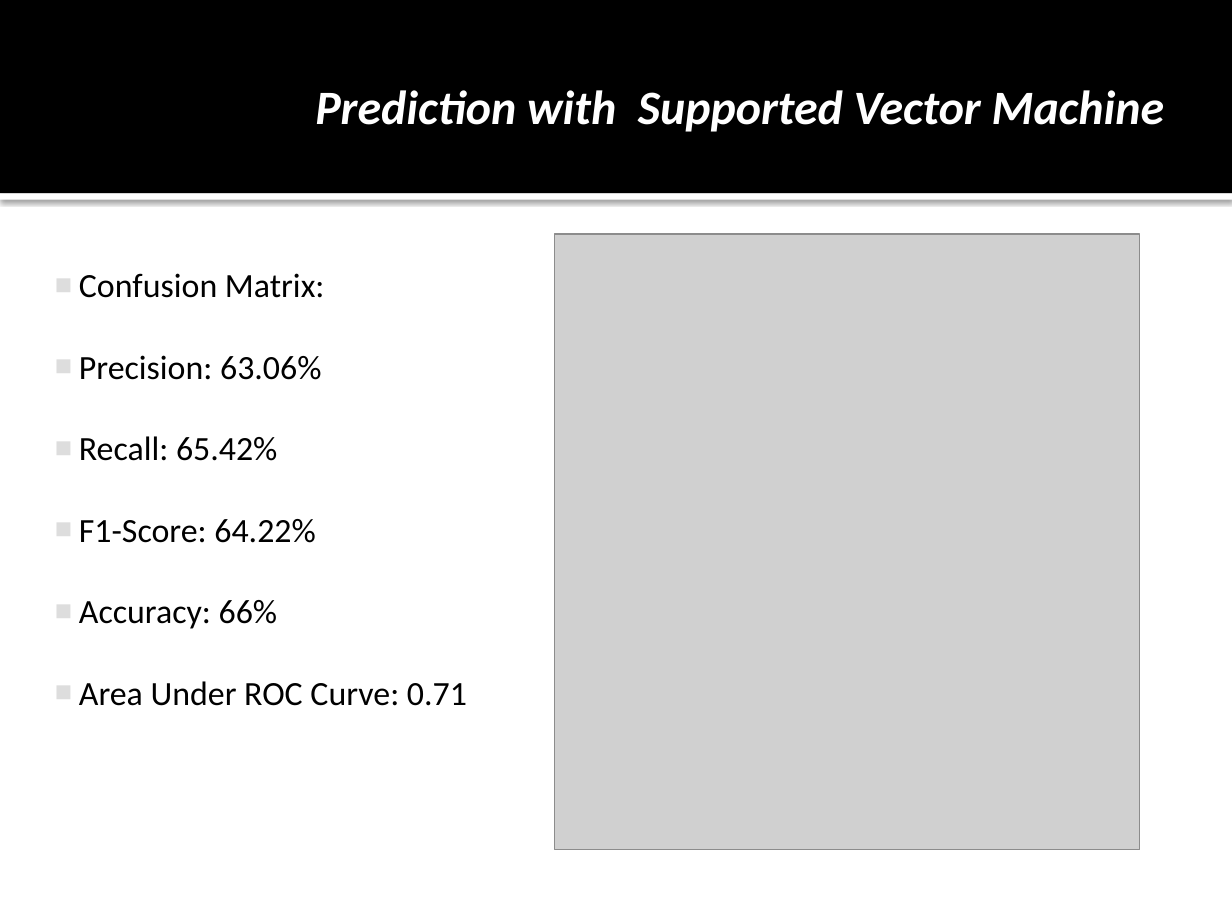
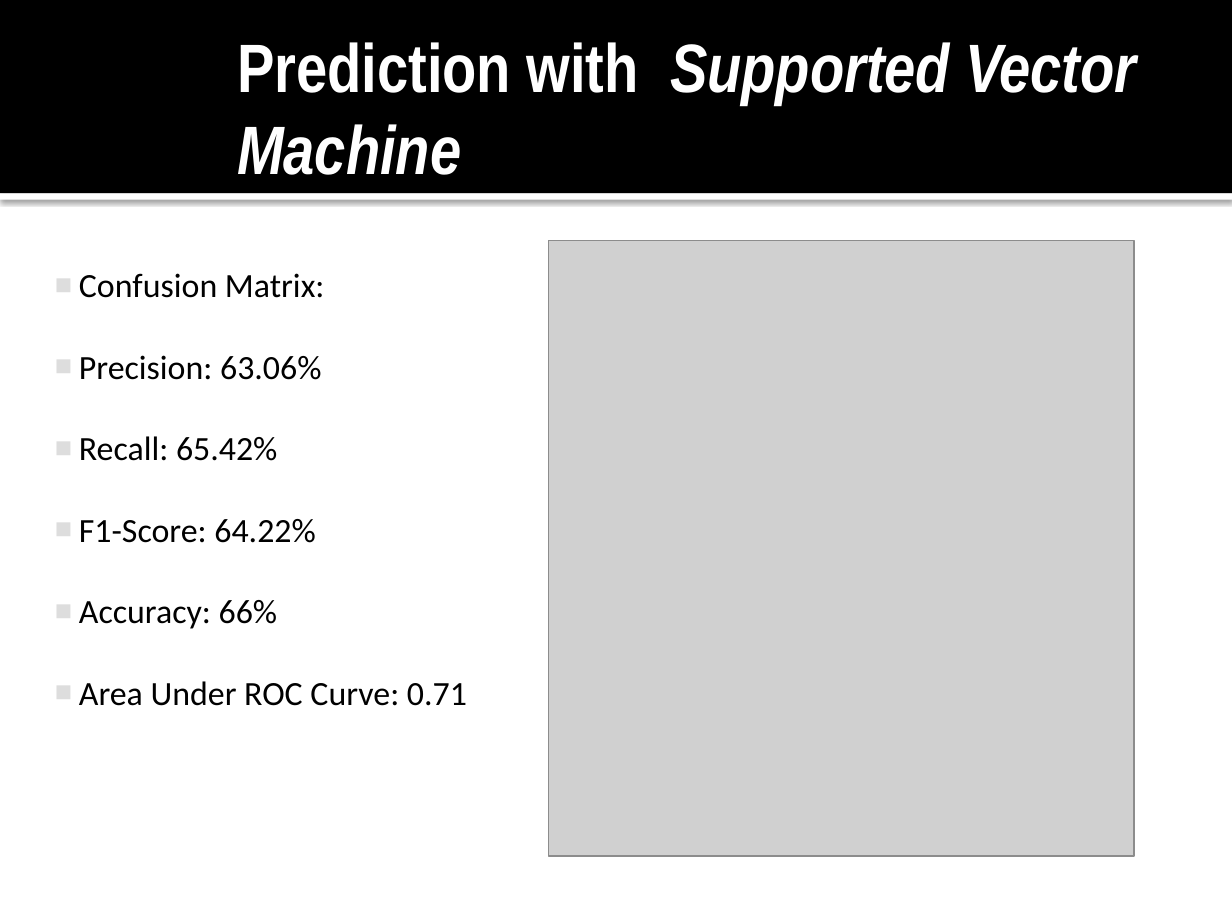
Before and after one commit to TarazGr/FDS-Final, a slide deck: slide 14 of new.pptx (slide 7 before the commit). Drawn at 1232x924 pixels with LibreOffice and Linux fonts; fonts in the diff are those of the drawing; grey boxes stand for pictures. Boxes give left, top, right and bottom in pixels: in the first picture for what was removed or moved away, otherwise in the second. Text is boxed around its words. In the diff, an @@ line names an element or a change of style, - is before the commit and + after.

```diff
--- a/new.pptx
+++ b/new.pptx
@@ text "Prediction with Supported Vector Machine": place and size @@
-text "Prediction with Supported Vector Machine" at (315, 90, 1164, 132)
+text "Prediction with Supported Vector Machine" at (237, 42, 1137, 175)
@@ text "Prediction with Supported Vector Machine" at (237, 42, 1137, 175): size 28 to 40 pt, font Calibri to Arial Narrow; italic off in "Prediction with"; alignment right to left @@
@@ picture: place and size @@
-picture at (554, 234, 1140, 850)
+picture at (548, 240, 1133, 856)
```
Also in this commit, not shown: 6 other slides changed, 7 slides added, 1 other file.
